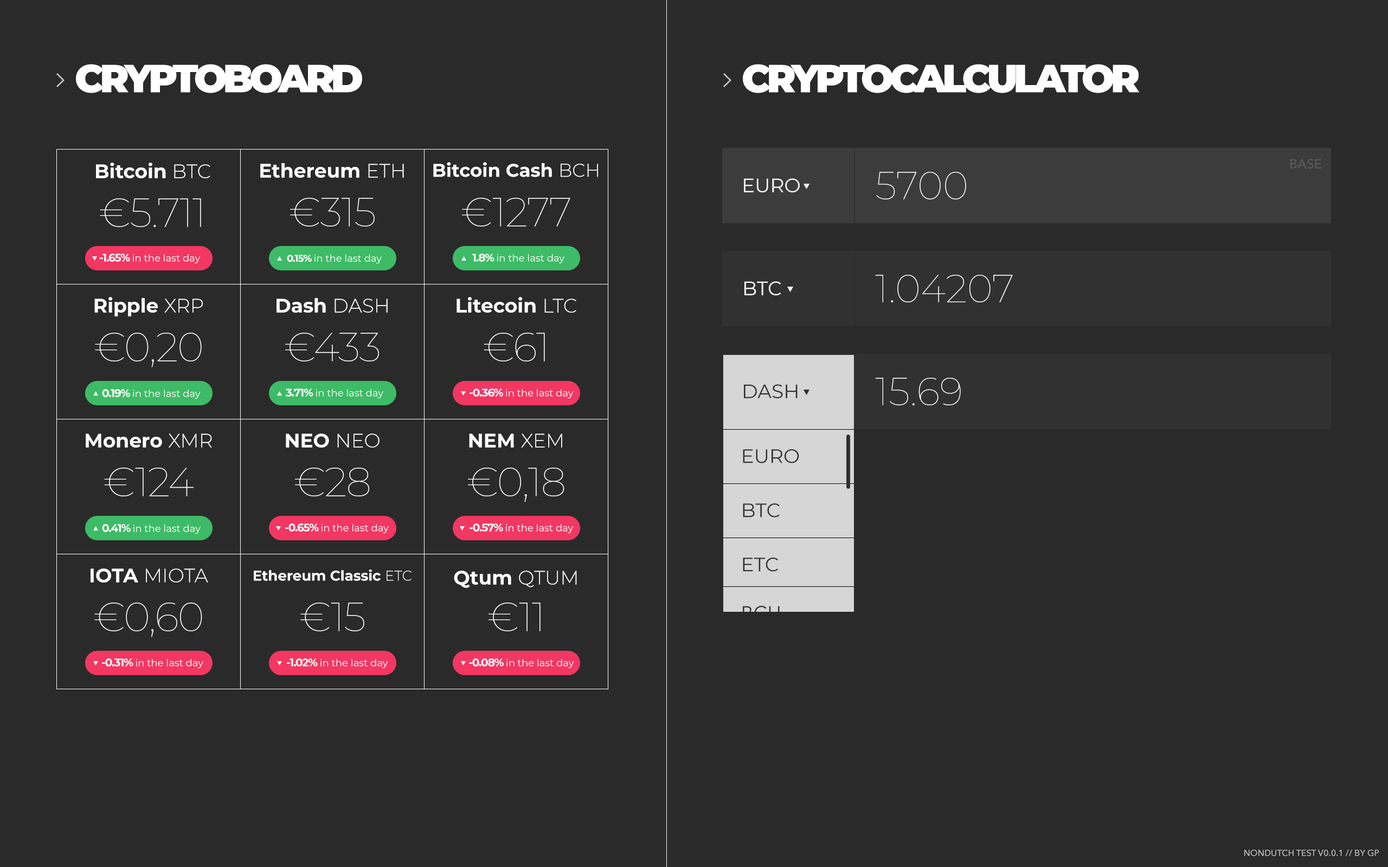
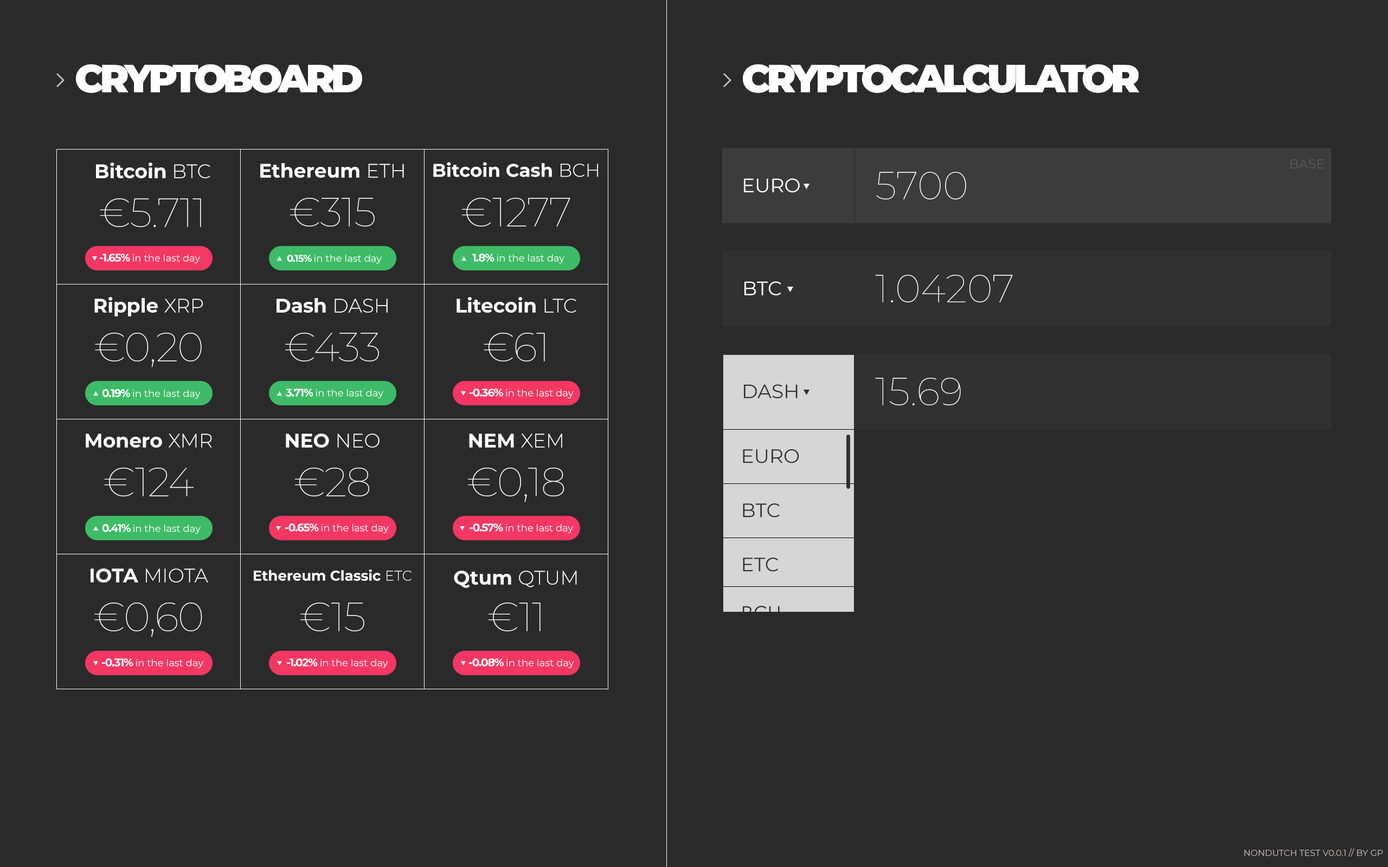
Before/after of a (1388, 867) layered artwork. What changed in the layer stack:
painted on "NONDUTCH TEST V0.0.1 // BY GP" over (x1=1243, y1=848, x2=1383, y2=857)
renamed "bASE" to "BASE", painted on it over (x1=1289, y1=158, x2=1324, y2=170)
